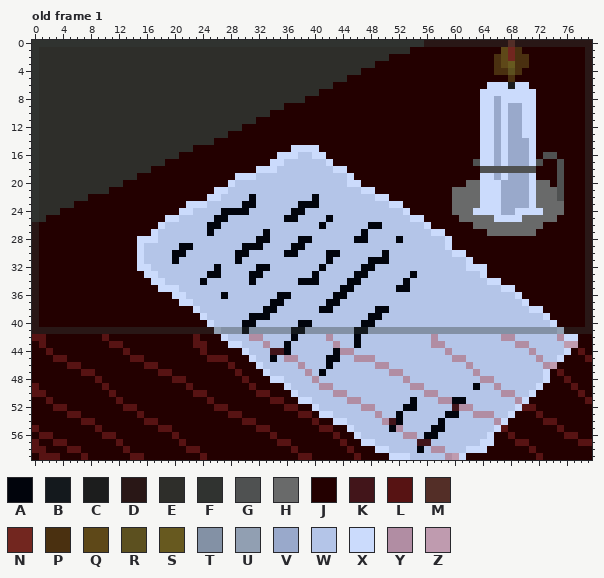
Pixel-art file -- assets/archives/prca/priestcase15A.aseprite. The first picture shows the starting point.
80x60 pixels, 1 frame. Colours within 5 levels of each other are drawn and written as one. Shown: old frame 1. The commit also changed other frames, which this record leaves out.
Visible layers, top first: "guidelines" opacity 38%, "Background".
Palette (. is transparent): A #01040c  B #14191d  C #1c1d1d  D #291716  E #2e2e2a  F #303330  G #4f5151  H #696a6a  J #230000  K #42151a  L #571313  M #532e27  N #72261f  P #4a3010  Q #5e4818  R #5c501f  S #67591f  T #8391a5  U #919fb2  V #99a9cb  W #b4c5e8  X #cbdbfc  Y #b18da3  Z #bf9baf
Pixels before, old frame 1 (only the part around the change), first column x 46:
 1 EEEEEEEEJJJJJJJJJJJJJQNPJJJJJJJJJD
 2 EEEEEJJJJJJJJJJJJJJJPQNPPJJJJJJJJD
 3 EEEJJJJJJJJJJJJJJJJJPQSPPJJJJJJJJD
 4 EJJJJJJJJJJJJJJJJJJJPPRPJJJJJJJJJD
 5 JJJJJJJJJJJJJJJJJJJJJJPJJJJJJJJJJD
 6 JJJJJJJJJJJJJJJJJJJXXXCXXJJJJJJJJD
 7 JJJJJJJJJJJJJJJJJJXXXXXXXXJJJJJJJD
 8 JJJJJJJJJJJJJJJJJJXXVXXXXXJJJJJJJD
 9 JJJJJJJJJJJJJJJJJJXXVXVVXXJJJJJJJD
10 JJJJJJJJJJJJJJJJJJXXVXVVXXJJJJJJJD
11 JJJJJJJJJJJJJJJJJJXXVXVVXXJJJJJJJD
12 JJJJJJJJJJJJJJJJJJXXVXVVXXJJJJJJJD
13 JJJJJJJJJJJJJJJJJJXXVXVVXXJJJJJJJD
14 JJJJJJJJJJJJJJJJJJXXVXVVVXJJJJJJJD
15 JJJJJJJJJJJJJJJJJJXXVXVVVXJJJJJJJD
16 JJJJJJJJJJJJJJJJJJXXVXVVVXJGGJJJJD
17 JJJJJJJJJJJJJJJJJGXXVXVVVXGJJGJJJD
18 JJJJJJJJJJJJJJJJJJGGGGGGGGJJJGJJJD
19 JJJJJJJJJJJJJJJJJJXXVXVVVXJJJGJJJD
20 XJJJJJJJJJJJJJJJHHXXXVVVVXHHJGJJJD
21 WXXJJJJJJJJJJJHHHHXXXVVVVXHHHGJJJD
22 WWWXXJJJJJJJJJHHHHXXXVVVVXHHHGJJJD
23 WWWWWXXJJJJJJJHHHHXXXVVVVXHHHHJJJD
24 WWWWWWWXJJJJJJHHHXXXXVVXXXXHHHJJJD
25 WWWWWWWWXXJJJJJHHHHHXXXXHHHHHJJJJD
26 WWAAWWWWWWXJJJJJJHHHHHHHHHHJJJJJJD
27 WAWWWWWWWWWXXJJJJJJHHHHHHHJJJJJJJD
28 AAWWWWAWWWWWWXJJJJJJJJJJJJJJJJJJJD
29 WWWWWWWWWWWWWXJJJJJJJJJJJJJJJJJJJD
30 WWWWAWWWWWWWWWXXJJJJJJJJJJJJJJJJJD
31 WWAAAWWWWWWWWWWWXJJJJJJJJJJJJJJJJD
32 WAAWWWWWWWWWWWWWXXXJJJJJJJJJJJJJJD
33 AAWWWWWWAWWWWWWWWWXJJJJJJJJJJJJJJD
34 AWWWWWWAWWWWWWWWWWWXXJJJJJJJJJJJJD
35 WWWWWWAAWWWWWWWWWWWWWXXJJJJJJJJJJD
36 WWWWWWWWWWWWWWWWWWWWWWWXJJJJJJJJJD
37 WWWWWWWWWWWWWWWWWWWWWWWWXJJJJJJJJD
38 WWWAAWWWWWWWWWWWWWWWWWWWWXXJJJJJJD
39 WWAAWWWWWWWWWWWWWWWWWWWWWWWXJJJJJD
40 WAAWWWWWWWWWWWWWWWWWWWWWWWWWXJJJJD
41 BBTTTTTTTTTTTTTTTTTTTTTTTTTTTUDDDD
42 AWWWWWWWWWWYWWWWWWWWWYYWWWWWWYXXJJ
43 AWWWWWWWWWWYYWWWWWWWWWWYYWWWWWZZJJ
44 WWWWWWWWWWWWWYWWWWWWWWWWWYWWWWXJLJ
The result:
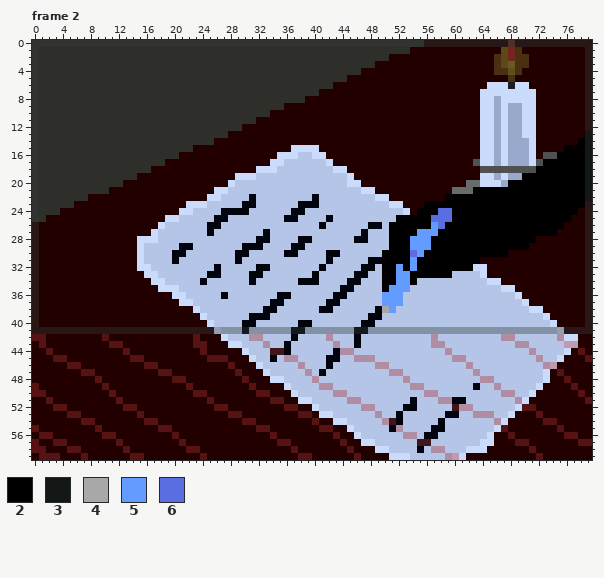
Colours new in this view: 2 #000000  3 #131716  4 #a8a8a8  5 #639bff  6 #5b6ee1
A new or re-ordered frame is compared with the old frame closest to it.
From old to new:
frames 1 -> 9
layer "animated characters" now shown
Frame 2 is new; against old frame 1, layer "animated characters":
y 13: x 79 D -> 3
y 14: x 78..79 JD -> 23
y 15: x 76..79 JJJD -> 2223
y 16: x 75..79 JJJJD -> 22223
y 17: x 73..79 JJGJJJD -> 2222223
y 18: x 72..79 JJJGJJJD -> 22222223
y 19: x 70..79 VXJJJGJJJD -> 2222222223
y 20: x 68..79 VVVXHHJGJJJD -> 222222222223
y 21: x 63..79 HXXXVVVVXHHHGJJJD -> 22222222222222223
y 22: x 59..79 JHHHHXXXVVVVXHHHGJJJD -> 222222222222222222223
y 23: x 56..78 JJJJHHHHXXXVVVVXHHHHJJJ -> 22222222222222222222222
y 24: x 55..77 JJJJJHHHXXXXVVXXXXHHHJJ -> 22266222222222222222222
y 25: x 52..76 WWXXJJJJJHHHHHXXXXHHHHHJJ -> 2222266622222222222222222
y 26: x 51..75 WWWWWXJJJJJJHHHHHHHHHHJJJ -> 2222225622222222222222222
y 27: x 51..74 WWWWWWXXJJJJJJHHHHHHHJJJ -> 222255522222222222222222
y 28: x 51..71 WAWWWWWWXJJJJJJJJJJJJ -> 222555222222222222222
y 29: x 51..70 WWWWWWWWXJJJJJJJJJJJ -> 22255522222222222222
y 30: x 50..67 AWWWWWWWWWXXJJJJJJ -> 222265222222222222
y 31: x 50..63 AWWWWWWWWWWWXJ -> 22225222222222
y 32: x 50..62 WWWWWWWWWWWWX -> 2252522222222
y 33: x 50..59 WWWWAWWWWW -> 2255222222
y 34: x 50..54 WWWAW -> 22552
y 35: x 50..53 WWAA -> 2555
y 36..37: x 50..52 WWW -> 555
y 38: x 50..51 AW -> 45
Pixel boxes of the changes (left, top, right, bottom) in both pictures:
changed: (382, 131, 592, 313)
